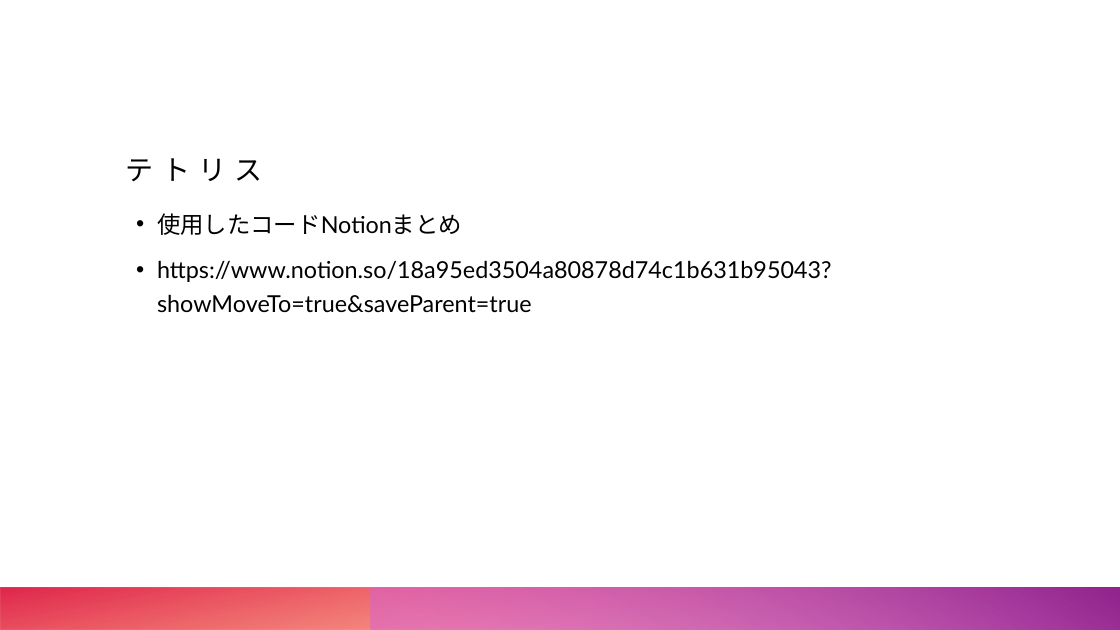
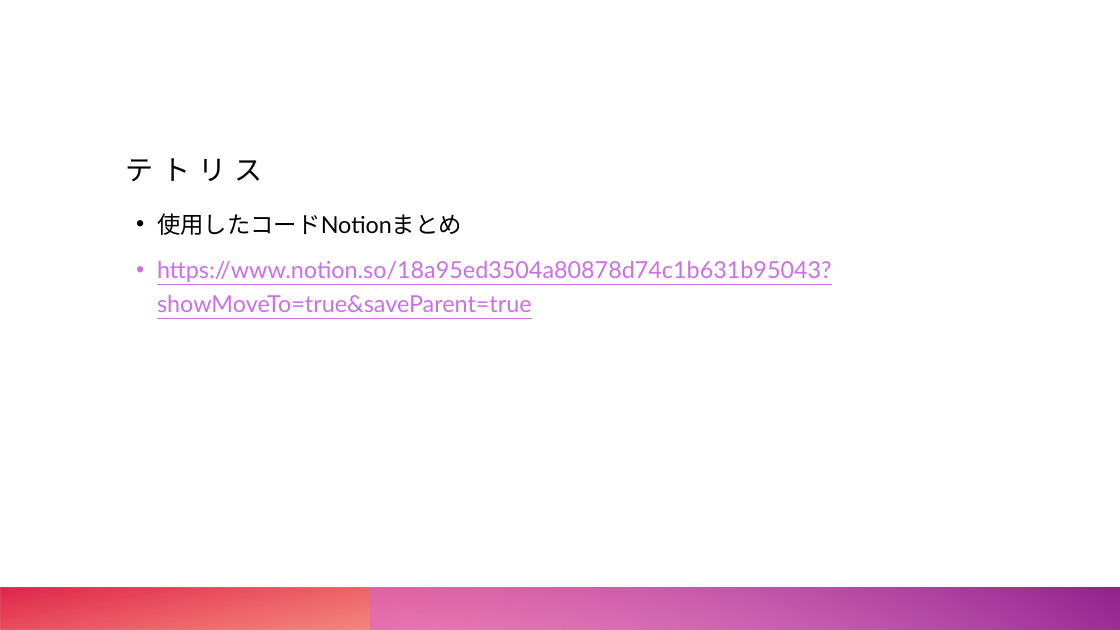
Before and after one commit to masahirotabata/happyoukai_honban, a slide deck: slide 9 of Desktop/happyoukai_honban/発表会_田端政裕.pptx. Drawn at 1120x630 pixels with LibreOffice and Linux fonts; fonts in the diff are those of the drawing. Boxes give left, top, right and bottom in pixels: in the first picture for what was removed or moved away, otherwise in the second. Text is boxed around its words. In the diff, an @@ line names an element or a change of style, - is before the commit and + after.

```diff
--- a/Desktop/happyoukai_honban/発表会_田端政裕.pptx
+++ b/Desktop/happyoukai_honban/発表会_田端政裕.pptx
@@ text at <box>157,261,832,312</box>: text colour #000000 to #CA71E4, underline on in "https://www.notion.so/18a95ed3504a80878d74c1b631b95043?showM ..." @@
```
Also in this commit, not shown: 5 other slides changed, 1 other file.
